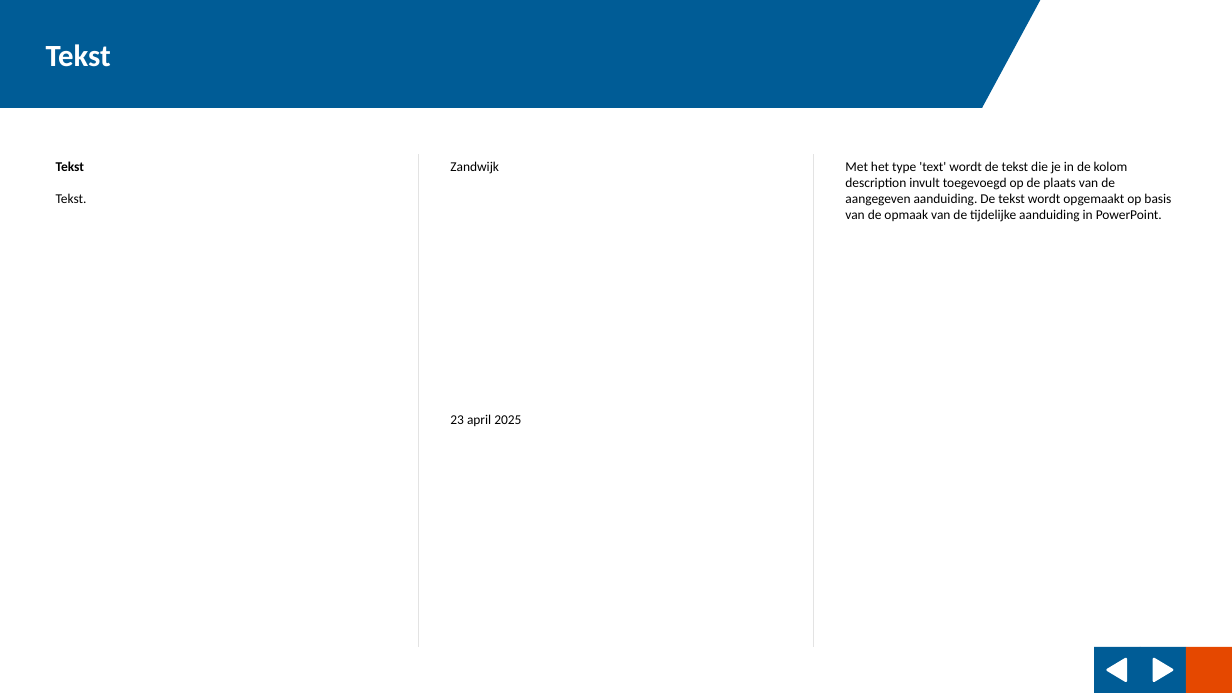
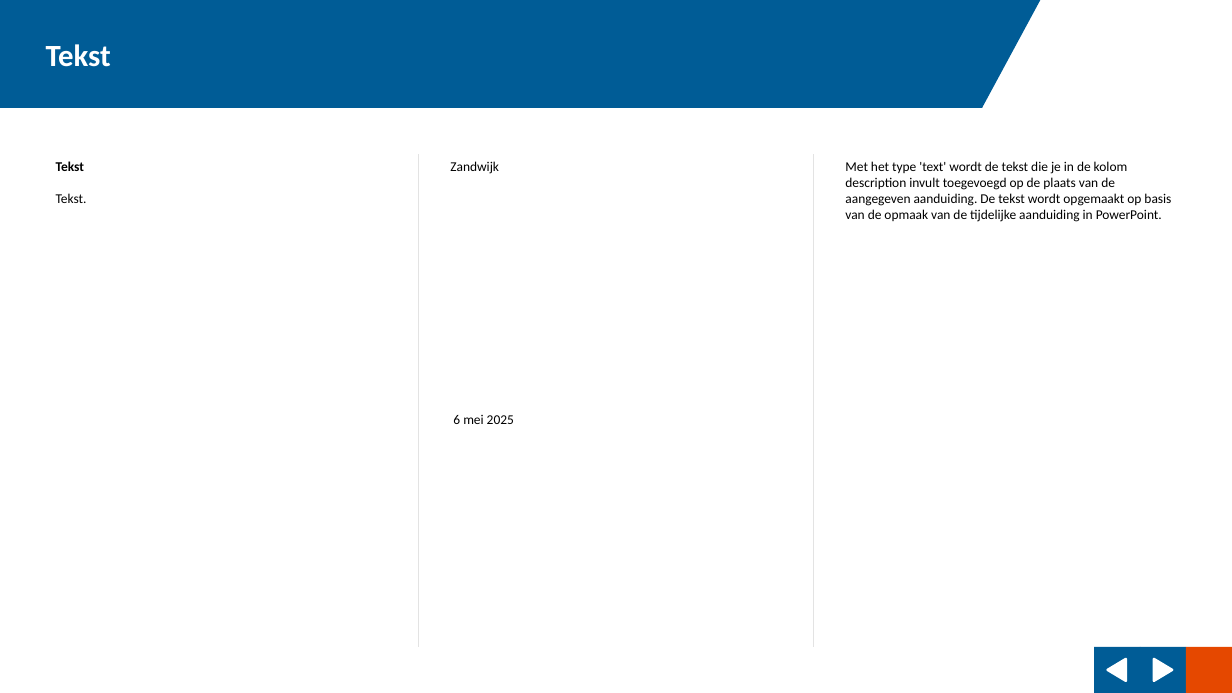
Before and after one commit to ggdatascience/reports_excel_to_powerpoint, a slide deck: slide 1 of example/Rapportage Zandwijk.pptx. Drawn at 1232x693 pixels with LibreOffice and Linux fonts; fonts in the diff are those of the drawing; background and template pictures are left out. Boxes give left, top, right and bottom in pixels: in the first picture for what was removed or moved away, otherwise in the second. Text is boxed around its words. In the diff, an @@ line names an element or a change of style, - is before the commit and + after.

```diff
--- a/example/Rapportage Zandwijk.pptx
+++ b/example/Rapportage Zandwijk.pptx
@@ text at (x1=453, y1=415, x2=514, y2=424): text changed @@
-23 april 2025
+6 mei 2025
```
Also in this commit, not shown: 5 other slides changed, 1 slide added, 17 other files.
